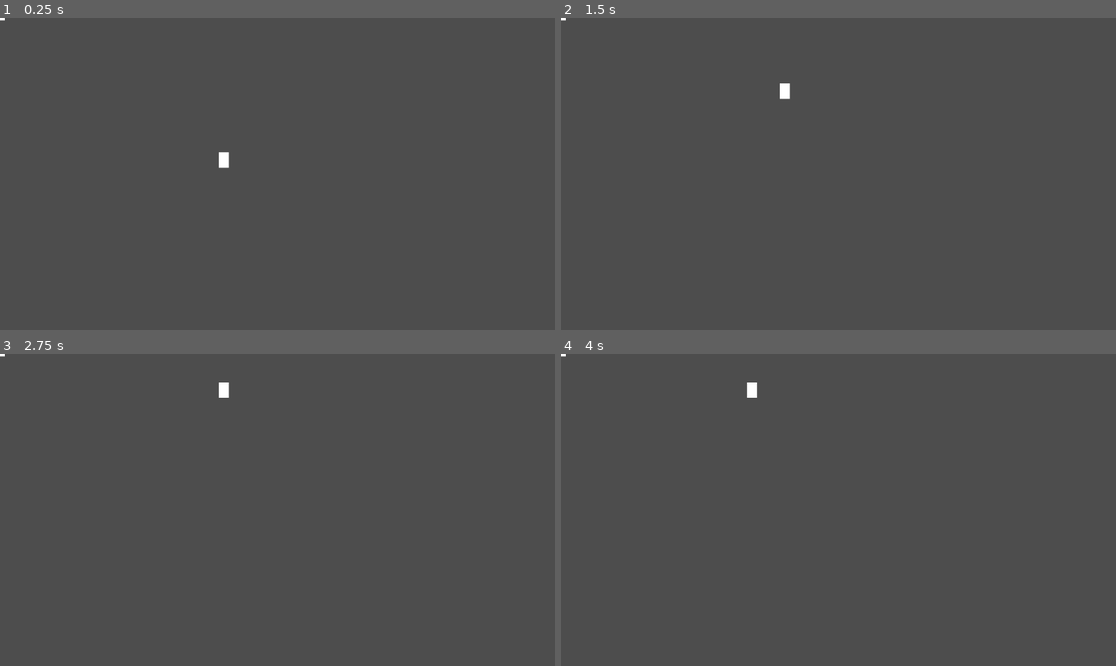
Above: before the commit, frames 1-4 (two rows, left to right).
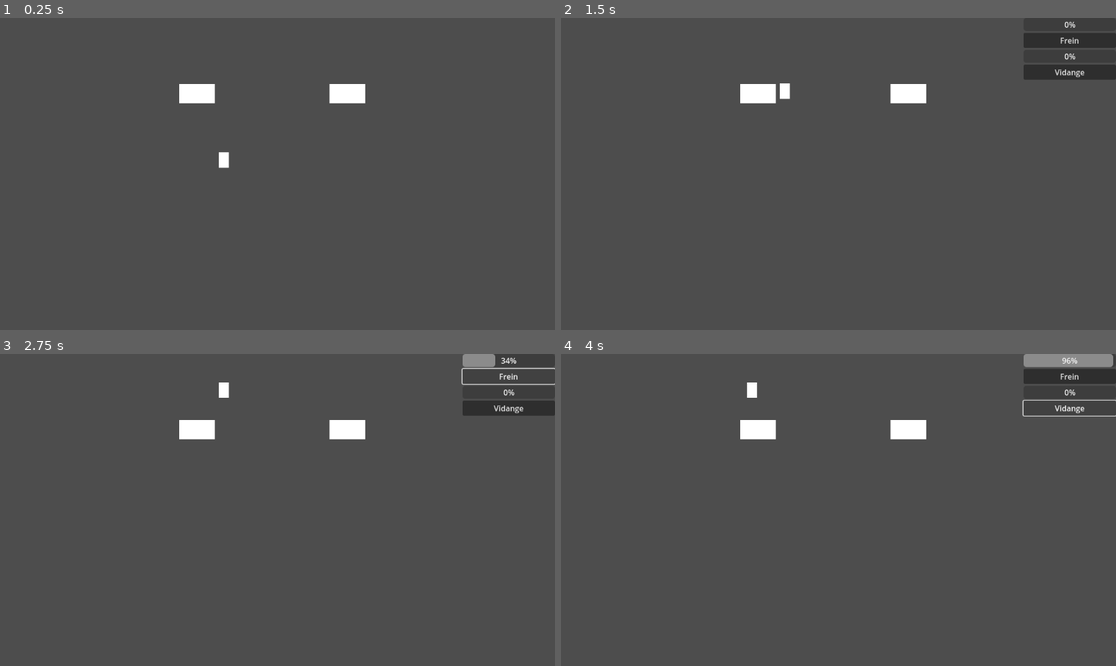
Above: after the commit, the same moments.

Repository: NiorsHaz/garage
Game: Godot game, scene res://Scenes/Scenes/test.tscn
The game is run twice, just before and just after one commit, with the same random seed, the same clock (stepped at 60 frames per second) and the same inputs. The project has no main scene, so this scene is started directly.
Inputs (mouse positions are in pixels of both pictures, inside the frame that each line leads up to):
- Up to frame 1 (0.25 s): no input
- Up to frame 2 (1.5 s): tap Enter at 0.5 s; hold F (Interact) 0.53-1.28 s; hold W (Up) from 0.53 s (still down); tap F (Interact) at 1.35 s
- Up to frame 3 (2.75 s): release W (Up) at 2 s; click (510, 375) at 2 s, where only the run after the commit has a clickable "Frein"
- Up to frame 4 (4 s): click (1071, 407) at 2.75 s, where only the run after the commit has a clickable "Vidange"; hold A (Left) from 3.53 s (still down); hold F (Interact) from 3.53 s (still down)

The runs differ from the first frame. In frame 1, 0.8% of the frame differs, in the area x 0-66%, y 0-28%; in frame 2, 2.4%; in frame 3, 2.1%; in frame 4, 2.4%, in the area x 0-100%, y 0-28%.

Commit message:
Repair gameplay working well

Diff:
--- a/Scenes/Entity/Car.tscn
+++ b/Scenes/Entity/Car.tscn
@@ -9,6 +9,7 @@
 size = Vector2(20, 10)
 
 [node name="Car" type="StaticBody2D"]
+scale = Vector2(3.7419424, 3.7419424)
 script = ExtResource("1_6oe7e")
 
 [node name="CollisionShape2D" type="CollisionShape2D" parent="."]
--- a/Scenes/Scenes/test.tscn
+++ b/Scenes/Scenes/test.tscn
@@ -26,3 +26,9 @@
 offset_top = 0.0
 offset_right = 0.0
 offset_bottom = 0.0
+
+[node name="Marker2D" type="Marker2D" parent="."]
+position = Vector2(409, 156)
+
+[node name="Marker2D2" type="Marker2D" parent="."]
+position = Vector2(721, 156)
--- a/Script/Entity/car.gd
+++ b/Script/Entity/car.gd
@@ -7,7 +7,7 @@
 
 var data: CarData
 var repair_points: Array[String] = []
-
+var finished_parts: Array[String] = []
 @export var base_time_per_part: float = 2.0
 
 # Repair state
@@ -94,14 +94,19 @@
 		_finish_repair()
 
 
+
 func _finish_repair() -> void:
 	is_repairing = false
 	repair_points.erase(current_part)
 
+	finished_parts.append(current_part)
 	emit_signal("repair_finished", current_part)
 
 	current_part = ""
 	repair_progress = 0.0
+
+	if repair_points == []:
+		print(self.name + " is totally repaired")
 
 # =========================
 # AGGREGATE CALCULATIONS
--- a/Script/Level/test.gd
+++ b/Script/Level/test.gd
@@ -3,44 +3,61 @@
 @onready var car_scene: PackedScene = preload("res://Scenes/Entity/Car.tscn")
 @onready var repair_ui: Control = $Repair_UI
 @onready var player: CharacterBody2D = $Player
+@onready var place1: Marker2D = $Marker2D
+@onready var place2: Marker2D = $Marker2D2
 
 var cars: Array[Car] = []
+var active_car: Car = null
+
 
 func _ready() -> void:
+	repair_ui.connect("selected_part", _on_repair_part_selected)
 	player.interact_car.connect(_on_player_interact_car)
-	#repair_ui.get_list_repairs()
+
 	var car: Car = car_scene.instantiate()
 	var car1: Car = car_scene.instantiate()
 
-	car.setup(
-		"12354TBA",
-		["Frein",
-		"Vidange"]
-	)
-	car1.setup(
-		"456123TBA",
-		["Vidange",
-		"Frein"]
-	)
+	car.setup("12354TBA", ["Frein", "Vidange"])
+	car1.setup("456123TBA", ["Vidange", "Frein"])
 
 	car.name = car.data._get_matriculation()
 	car1.name = car1.data._get_matriculation()
+
+	car.global_position = place1.global_position
+	car1.global_position = place2.global_position
+
 	add_child(car)
 	add_child(car1)
+
 	cars.append(car)
+	cars.append(car1)
 
-	# Getting the info per parts
-	print(car1.name + " Total repair time: ", car1.get_repair_time(car1.repair_points[0]))
-	# Getting the info of all parts combined
-	print(car.name + " Total repair time: ", car.get_total_repair_parts_time())
-
-	print(car.name + " Progress repair time: ", car.get_progress_speed(car.repair_points[1]))
 
 func _on_player_interact_car(car: Car) -> void:
-	print("Root received interaction with:", car.data.matriculation)
+	# If switching cars
+	if active_car and active_car != car:
+		if active_car.is_connected("repair_progressed", _on_car_repair_progress):
+			active_car.disconnect("repair_progressed", _on_car_repair_progress)
+			active_car.disconnect("repair_finished", _on_car_repair_finished)
+
+		#active_car.cancel_repair()
+
+	active_car = car
 	repair_ui.open_for_car(car)
-	#start_repair(car)
 
-func start_repair(car: Car) -> void:
-	var total_time = car.get_total_repair_parts_time()
-	print("Repair will take:", total_time, "seconds")
+
+func _on_repair_part_selected(part: String, car: Car) -> void:
+
+	if not car.is_connected("repair_progressed", _on_car_repair_progress):
+		car.connect("repair_progressed", _on_car_repair_progress)
+		car.connect("repair_finished", _on_car_repair_finished)
+
+	car.start_repair(part)
+
+
+func _on_car_repair_progress(part: String, progress: float) -> void:
+	repair_ui.update_part_progress(part, progress)
+
+
+func _on_car_repair_finished(part: String) -> void:
+	repair_ui.finish_part(part)
--- a/Script/UI/repair_interface.gd
+++ b/Script/UI/repair_interface.gd
@@ -3,21 +3,38 @@
 @onready var list: VBoxContainer = $List
 
 @onready var repair_item_scene: PackedScene = preload("res://Scenes/UI/repair_part.tscn")
+var items := {}
 
 var current_car: Car
 
+signal selected_part(part: String, car: Car)
+
 func open_for_car(car: Car) -> void:
-	self.visible = true
-	current_car = car
-	clear_list()
+	if car.repair_points != []:
+		visible = true
+		current_car = car
+		clear_list()
+		items.clear()
 
-	for part in car.repair_points:
-		var item = repair_item_scene.instantiate()
-		list.add_child(item)
-		var time = car.get_repair_time(part)
-		#print(part)
-		item.setup(part, time)
+		for part in car.repair_points:
+			var item = repair_item_scene.instantiate()
+			list.add_child(item)
+			item.setup(part)
+			item.connect("part_selected", start_repair_for)
+			items[part] = item
 
 func clear_list():
 	for child in list.get_children():
 		child.queue_free()
+
+func start_repair_for(part: String) -> void:
+	print("repair : " + part + " for car : " + current_car.name)
+	emit_signal("selected_part", part, current_car)
+
+func update_part_progress(part: String, progress: float) -> void:
+	if items.has(part):
+		items[part].set_progress(progress)
+
+func finish_part(part: String) -> void:
+	if items.has(part):
+		items[part].mark_finished()
--- a/Script/UI/repair_part.gd
+++ b/Script/UI/repair_part.gd
@@ -3,27 +3,26 @@
 @onready var button: Button = $Button
 @onready var progress: ProgressBar = $ProgressBar
 
+signal part_selected(part: String)
+
 var part_name: String
-var repair_time: float
-var elapsed := 0.0
-var repairing := false
 
-func setup(part: String, total_time: float) -> void:
+
+func setup(part: String) -> void:
 	part_name = part
-	repair_time = total_time
-	print(part)
 	button.text = part
 	progress.value = 0
+	button.disabled = false
 
-func _process(delta):
-	if repairing:
-		elapsed += delta
-		progress.value = (elapsed / repair_time) * 100.0
 
-		if elapsed >= repair_time:
-			repairing = false
-			progress.value = 100
-			button.disabled = true
+func set_progress(value: float) -> void:
+	progress.value = clamp(value * 100.0, 0, 100)
 
-func _on_button_pressed():
-	repairing = true
+
+func mark_finished() -> void:
+	progress.value = 100
+	button.disabled = true
+
+
+func _on_button_pressed() -> void:
+	emit_signal("part_selected", part_name)
